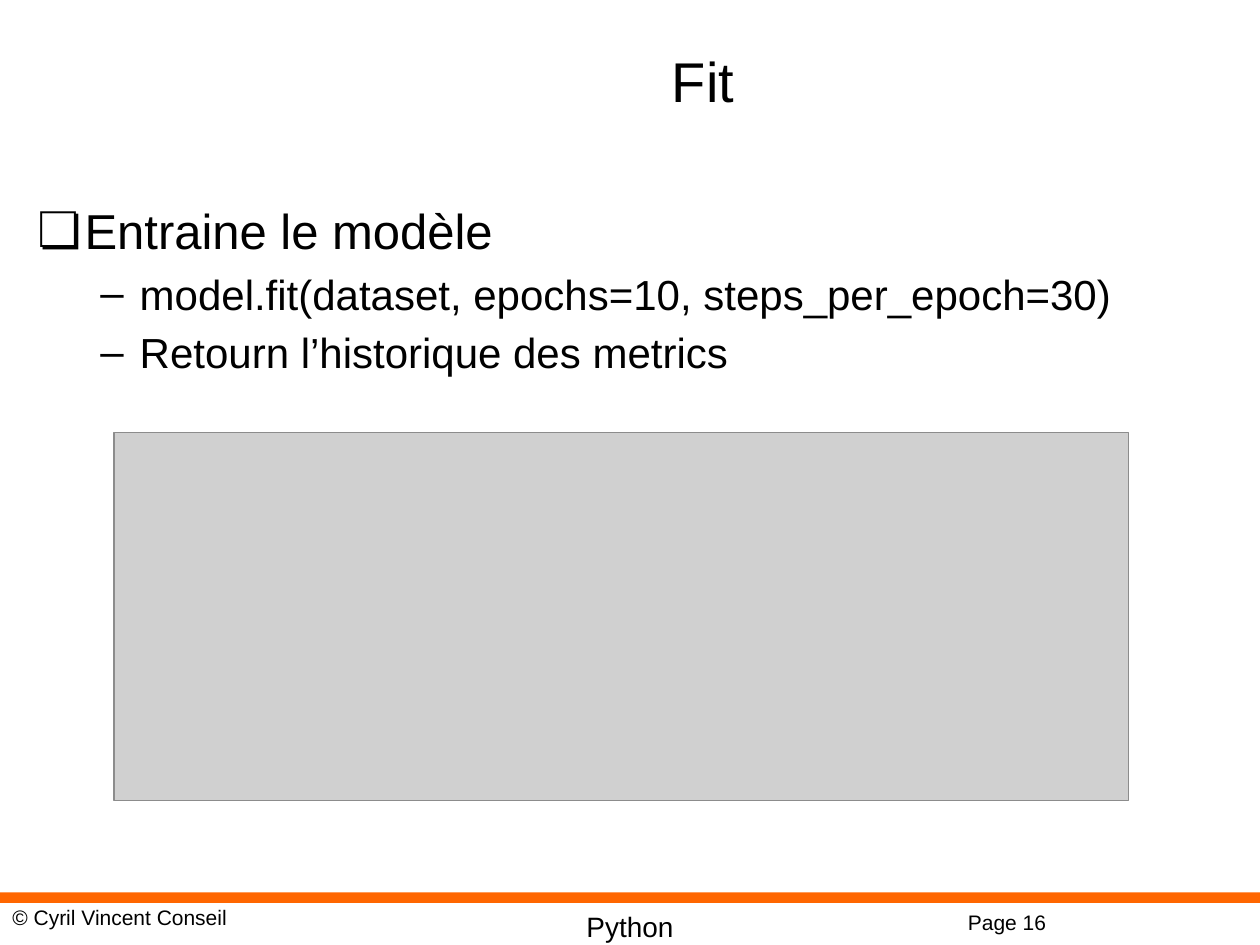
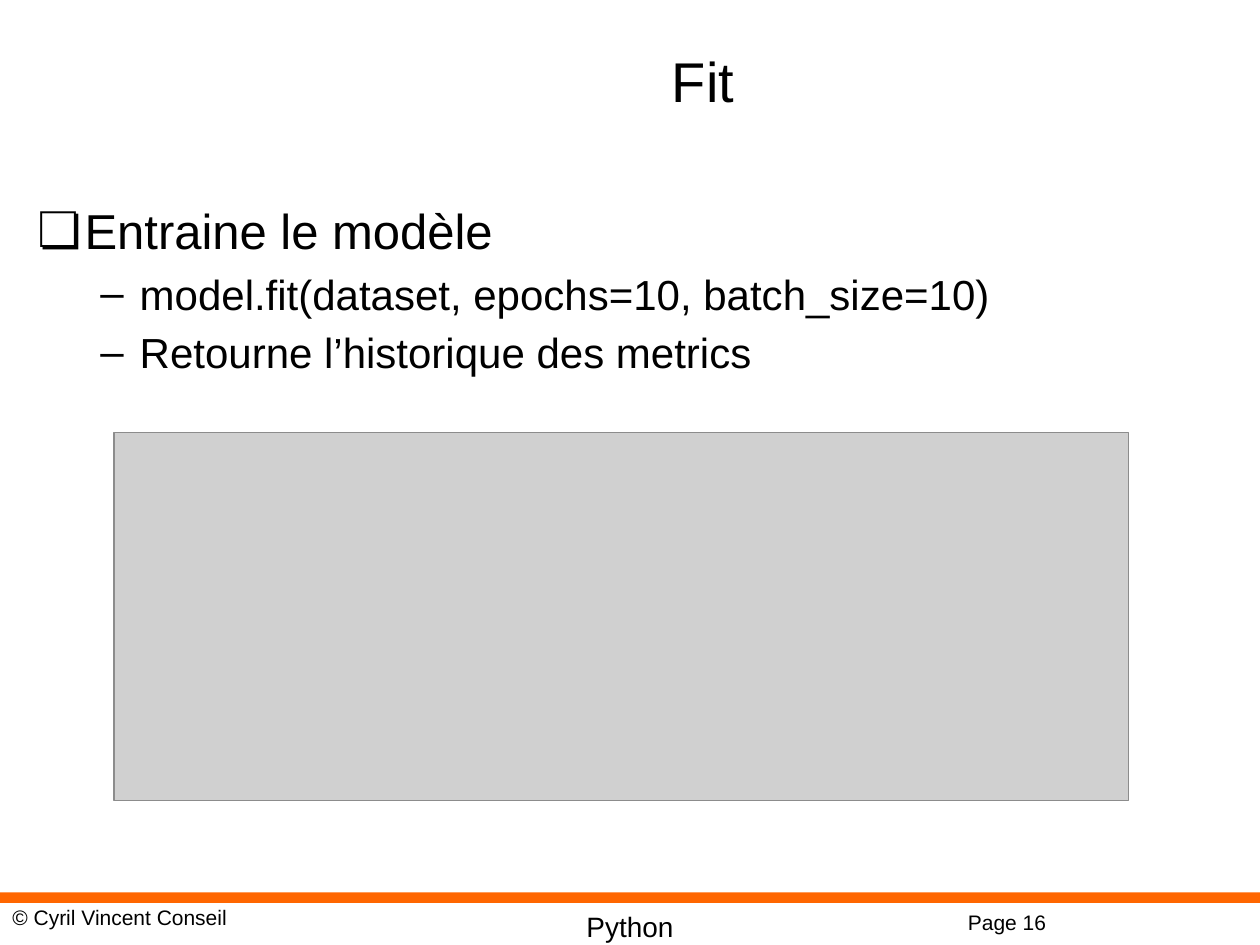
Before and after one commit to cyrilvincent/DL, a slide deck: slide 16 of PPT/DeepLearning09-Keras.pptx. Drawn at 1260x945 pixels with LibreOffice and Linux fonts; fonts in the diff are those of the drawing; grey boxes stand for pictures; background and template pictures are left out. Boxes give left, top, right and bottom in pixels: in the first picture for what was removed or moved away, otherwise in the second. Text is boxed around its words. In the diff, an @@ line names an element or a change of style, - is before the commit and + after.

```diff
--- a/PPT/DeepLearning09-Keras.pptx
+++ b/PPT/DeepLearning09-Keras.pptx
@@ text at [140,279,989,377]: text changed @@
-  – model.fit(dataset, epochs=10, steps_per_epoch=30)
-  – Retourn l’historique des metrics
+  – model.fit(dataset, epochs=10, batch_size=10)
+  – Retourne l’historique des metrics
```
Also in this commit, not shown: 2 other slides changed, 8 other files.
